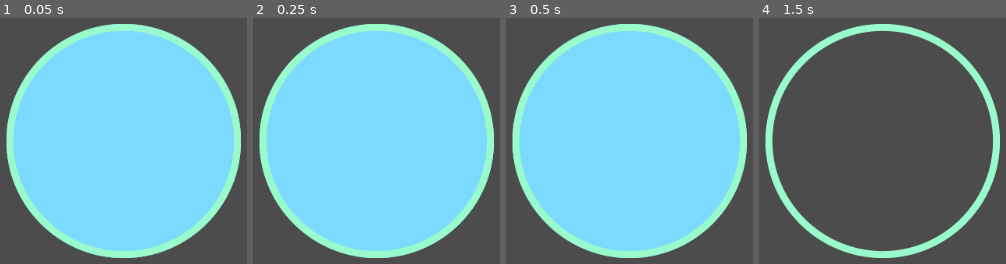
Above: before the commit, frames 1-4 (left to right).
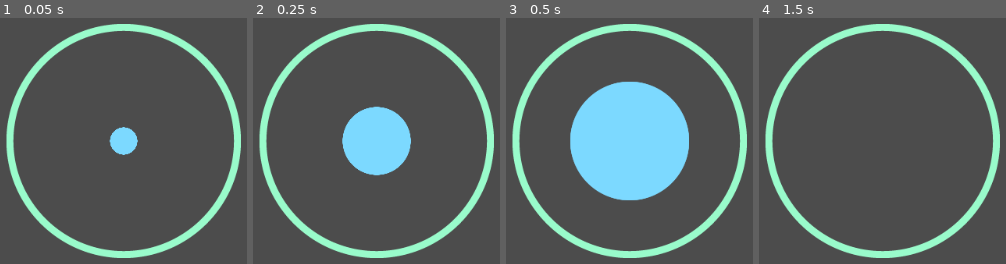
Above: after the commit, the same moments.

Repository: MikeTeok/test_butt_name
Game: Godot game, scene res://Game.tscn
Two runs of this game, one before a commit and one after it. Both use one fixed random seed, a clock stepped at 60 frames per second and the inputs below.
Inputs:
- Up to frame 1 (0.05 s): no input
- Up to frame 2 (0.25 s): no input
- Up to frame 3 (0.5 s): no input
- Up to frame 4 (1.5 s): tap Space (ui_select) at 0.77 s; tap Enter at 1.25 s

The runs differ from the first frame. In frame 1, 63% of the frame differs, in the area x 2-98%, y 2-98%; in frame 2, 58%; in frame 3, 46%; in frame 4, nothing differs.

Commit message:
Added grow animation for circle

Diff:
--- /dev/null
+++ b/butt/butt.gd
@@ -0,0 +1,17 @@
+extends Node2D
+
+
+# Declare member variables here. Examples:
+# var a = 2
+# var b = "text"
+
+
+# Called when the node enters the scene tree for the first time.
+func _ready():
+	$AnimationPlayer.play("grow")
+	pass # Replace with function body.
+
+
+# Called every frame. 'delta' is the elapsed time since the previous frame.
+#func _process(delta):
+#	pass
--- a/butt/butt.tscn
+++ b/butt/butt.tscn
@@ -1,9 +1,31 @@
-[gd_scene load_steps=2 format=2]
+[gd_scene load_steps=4 format=2]
 
 [ext_resource path="res://butt/butt2.png" type="Texture" id=1]
+[ext_resource path="res://butt/butt.gd" type="Script" id=2]
+
+[sub_resource type="Animation" id=1]
+resource_name = "grow"
+tracks/0/type = "value"
+tracks/0/path = NodePath("Sprite:scale")
+tracks/0/interp = 1
+tracks/0/loop_wrap = true
+tracks/0/imported = false
+tracks/0/enabled = true
+tracks/0/keys = {
+"times": PoolRealArray( 0, 1 ),
+"transitions": PoolRealArray( 1, 1 ),
+"update": 0,
+"values": [ Vector2( 0.0733333, 0.0733333 ), Vector2( 0.9425, 0.9425 ) ]
+}
 
 [node name="ButtNote" type="Node2D"]
 modulate = Color( 0.490196, 0.854902, 1, 1 )
+script = ExtResource( 2 )
 
 [node name="Sprite" type="Sprite" parent="."]
+position = Vector2( -9.53674e-07, -4.76837e-07 )
+scale = Vector2( 0.9425, 0.9425 )
 texture = ExtResource( 1 )
+
+[node name="AnimationPlayer" type="AnimationPlayer" parent="."]
+anims/grow = SubResource( 1 )
